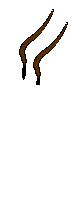
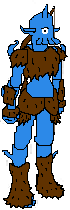
Two versions of the same layered image (70 x 210). Layer-by-layer changes:
added group "Helmet" with 2 layers above "Head" over [7, 0, 68, 54]
showed group "Head" (3 layers) over [7, 0, 68, 54]
showed "Head_f_001" over [7, 0, 68, 52]
added group "RightShoulderPad" with 2 layers above "RightUpperArm" over [2, 30, 28, 88]
showed group "RightUpperArm" (3 layers) over [2, 30, 28, 88]
showed "RightUpperArm_f_001" over [2, 30, 28, 88]
added group "Chest" with 2 layers above "Body" over [14, 40, 64, 106]
added layer "Chest_001" in group "Chest" over [15, 46, 60, 82]
showed group "Body" (3 layers) over [14, 40, 64, 106]
showed "Body_f_001" over [14, 40, 64, 106]
added group "RightLegging" with 2 layers above "RightLeg" over [0, 88, 45, 150]
showed group "RightLeg" (3 layers) over [0, 88, 44, 150]
showed "RightLeg_f_001" over [0, 88, 44, 150]
added group "LeftLegging" with 2 layers above "LeftLeg" over [26, 88, 66, 150]
showed group "LeftLeg" (3 layers) over [34, 88, 66, 150]
showed "LeftLeg_f_001", painted on it over [34, 88, 66, 150]
added group "RightBoot" with 2 layers above "RightFoot" over [2, 144, 46, 209]
showed group "RightFoot" (3 layers), moved it above "LeftBoot" over [2, 144, 46, 209]
showed "RightFoot_f_001" over [2, 144, 46, 209]
added group "LeftBoot" with 2 layers above "LeftFoot" over [34, 137, 65, 202]
showed group "LeftFoot" (3 layers) over [34, 137, 65, 202]
showed "LeftFoot_f_001", painted on it over [34, 138, 65, 202]
renamed "Layer 1" to "Bow_001", painted on it over [20, 6, 68, 135]
removed layer "Bow_001" (in "Weapon") from group "Weapon" over [19, 9, 54, 80]
…and 25 more changes (15 added, 10 visibility)
